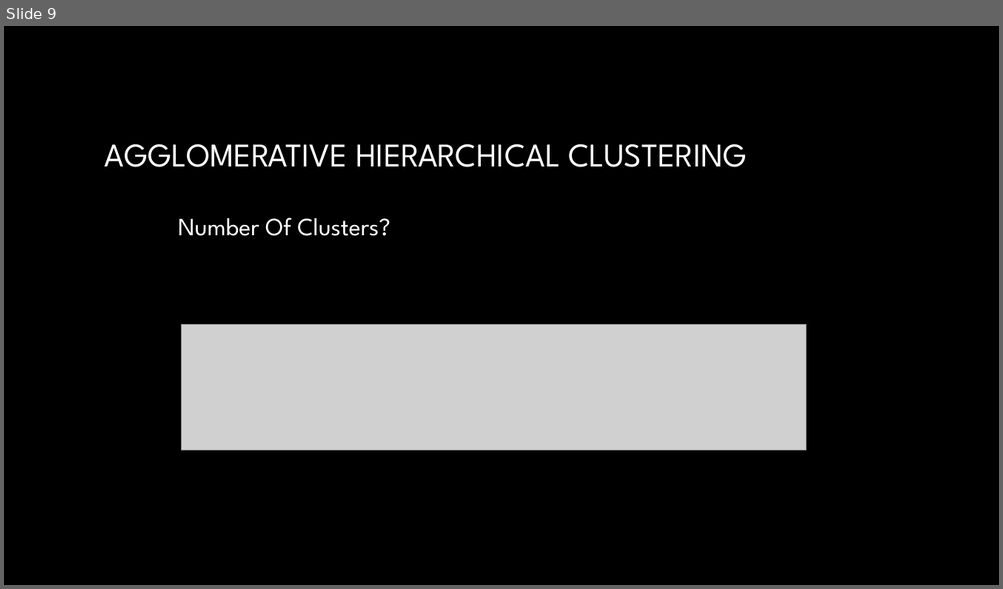
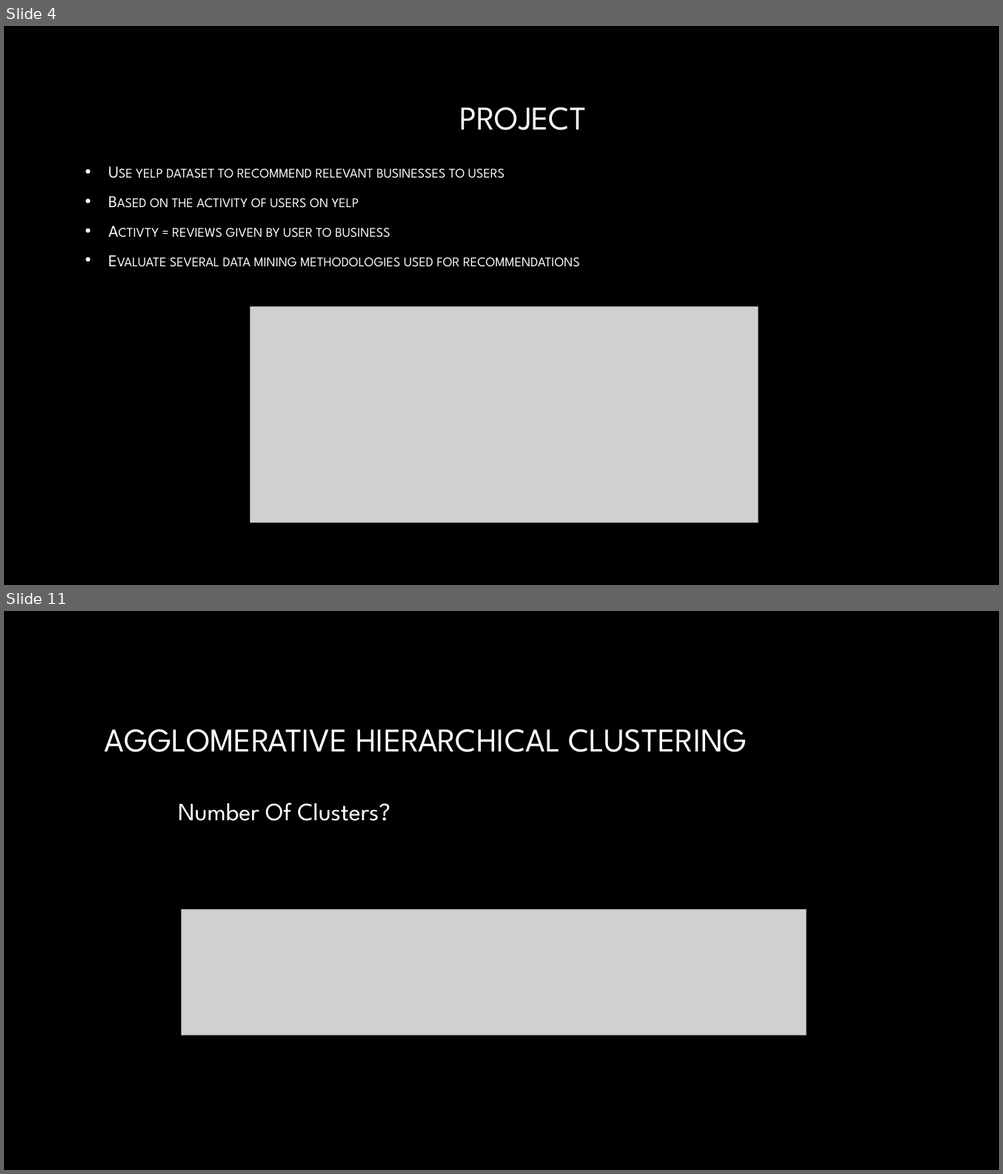
Before and after one commit to AbhayKasturia/YelpRecommendationSystem, a slide deck: Final_Presentation/draft_presentation.pptx. Shown one above the other, each under a label of ours: slide 9 before the commit, slides 4 and 11 after it; the slides between them are not shown. The pictures are 1003x589 and 1003x1174 pixels, drawn with LibreOffice and Linux fonts; fonts in the diff are those of the drawing; grey boxes stand for pictures; background and template pictures are left out. Boxes give left, top, right and bottom in pixels: in the first picture for what was removed or moved away, otherwise in the second. Text is boxed around its words. In the diff, an @@ line names an element or a change of style, - is before the commit and + after.

```diff
--- a/Final_Presentation/draft_presentation.pptx
+++ b/Final_Presentation/draft_presentation.pptx
@@ slide 4 added at <box>4,26,999,585</box>, background picture (left out) @@
@@ title added at <box>460,107,586,130</box>, 32 pt, text gradient #FFFFFF to #A6A6A6 @@
+PROJECT
@@ text added at <box>136,169,580,267</box>, 16 pt, text gradient #FFFFFF to #BFBFBF, small capitals @@
+• Use yelp dataset to recommend relevant businesses to users
+• Based on the activity of users on yelp
+• Activty = reviews given by user to business
+• Evaluate several data mining methodologies used for recommendations
@@ picture added at <box>250,307,757,523</box> @@
@@ what was slide 9 is now slide 11 @@
```
Also in this commit, not shown: 7 slides changed, 7 other slides added, 5 slides removed.
